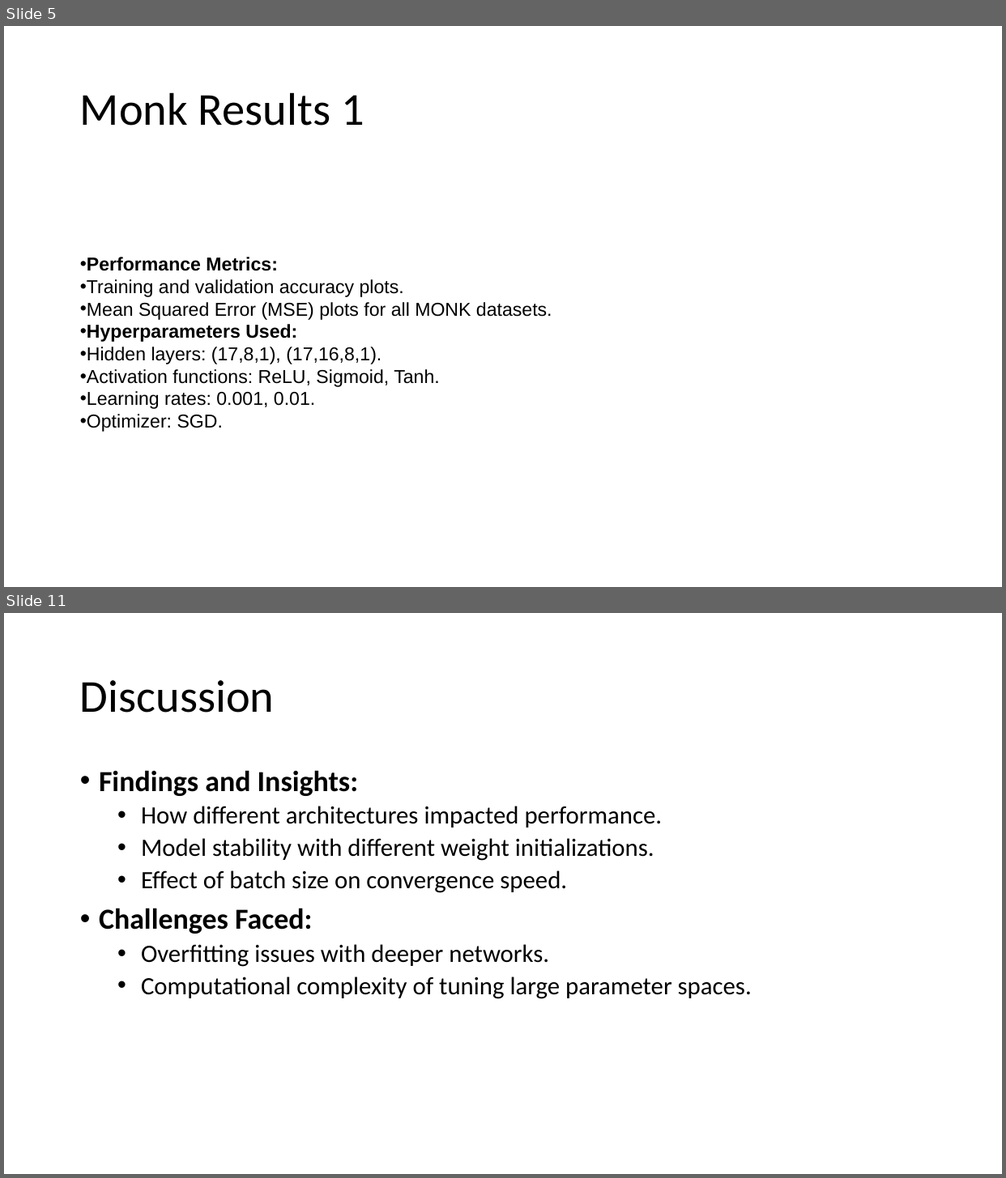
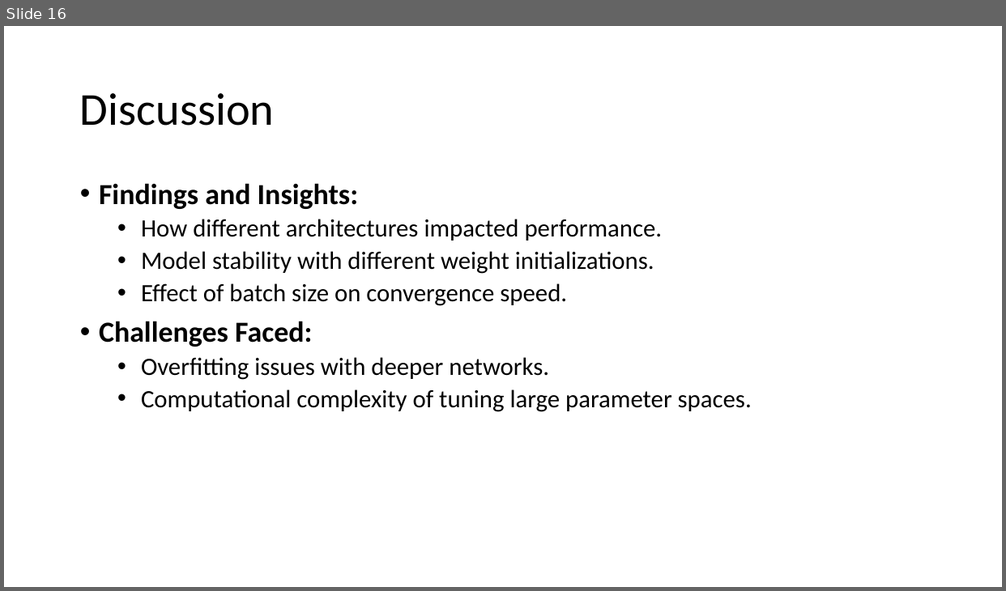
Before and after one commit to Tsion-Ketema/Machine_learning_project_2024, a slide deck: report_slide.pptx. Shown one above the other, each under a label of ours: slides 5 and 11 before the commit, slide 16 after it; the slides between them are not shown. The pictures are 1006x1178 and 1006x591 pixels, drawn with LibreOffice and Linux fonts; fonts in the diff are those of the drawing. Boxes give left, top, right and bottom in pixels: in the first picture for what was removed or moved away, otherwise in the second. Text is boxed around its words. In the diff, an @@ line names an element or a change of style, - is before the commit and + after.

```diff
--- a/report_slide.pptx
+++ b/report_slide.pptx
@@ slide 5 removed at [4, 26, 1002, 587], background #FFFFFF @@
@@ title removed at [80, 92, 364, 126] @@
-Monk Results 1
@@ text removed at [80, 257, 552, 432] @@
-• Performance Metrics:
-• Training and validation accuracy plots.
-• Mean Squared Error (MSE) plots for all MONK datasets.
-• Hyperparameters Used:
-• Hidden layers: (17,8,1), (17,16,8,1).
-• Activation functions: ReLU, Sigmoid, Tanh.
-• Learning rates: 0.001, 0.01.
-• Optimizer: SGD.
@@ what was slide 11 is now slide 16 @@
```
Also in this commit, not shown: 8 slides changed, 8 slides added, 2 other slides removed, 56 other files.
